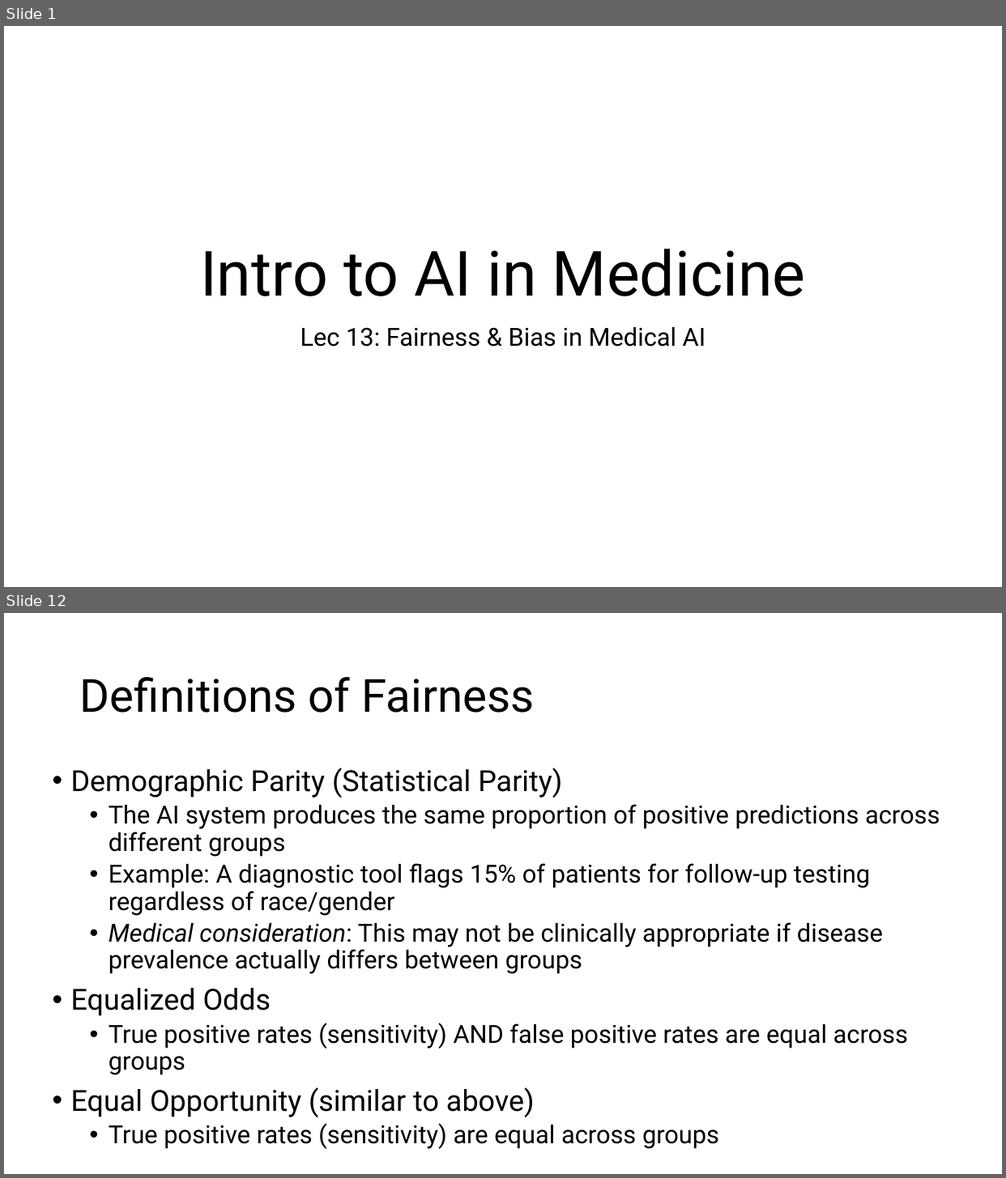
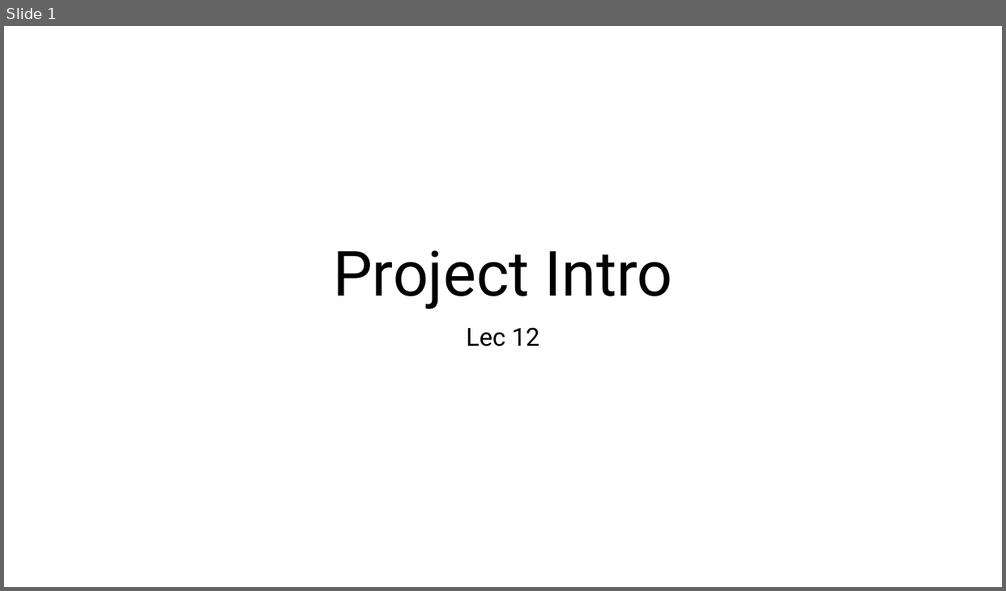
Before and after one commit to slostett/Intro_to_AI_in_Medicine_Course_Materials, a slide deck: Lecture Slides/Lec 13.pptx. Shown one above the other, each under a label of ours: slides 1 and 12 before the commit, slide 1 after it; the slides between them are not shown. The pictures are 1006x1178 and 1006x591 pixels, drawn with LibreOffice and Linux fonts; fonts in the diff are those of the drawing. Boxes give left, top, right and bottom in pixels: in the first picture for what was removed or moved away, otherwise in the second. Text is boxed around its words. In the diff, an @@ line names an element or a change of style, - is before the commit and + after.

```diff
--- a/Lecture Slides/Lec 13.pptx
+++ b/Lecture Slides/Lec 13.pptx
@@ slide 12 removed at [4, 613, 1002, 1174], background #FFFFFF @@
@@ title removed at [80, 677, 534, 713] @@
-Definitions of Fairness
@@ text removed at [71, 768, 940, 1149] @@
-• Demographic Parity (Statistical Parity)
-  • The AI system produces the same proportion of positive predictions across different groups
-  • Example: A diagnostic tool flags 15% of patients for follow-up testing regardless of race/gender
-  • Medical consideration: This may not be clinically appropriate if disease prevalence actually differs between groups
-• Equalized Odds
-  • True positive rates (sensitivity) AND false positive rates are equal across groups
-• Equal Opportunity (similar to above)
-  • True positive rates (sensitivity) are equal across groups
@@ slide 1 changed as well @@
@@ title at [333, 250, 673, 310]: text changed @@
-Intro to AI in Medicine
+Project Intro
@@ subtitle at [466, 327, 540, 347]: text changed @@
-Lec 13: Fairness & Bias in Medical AI
+Lec 12
```
Also in this commit, not shown: 1 other slide changed, 11 slides added, 26 other slides removed, 33 other files.
